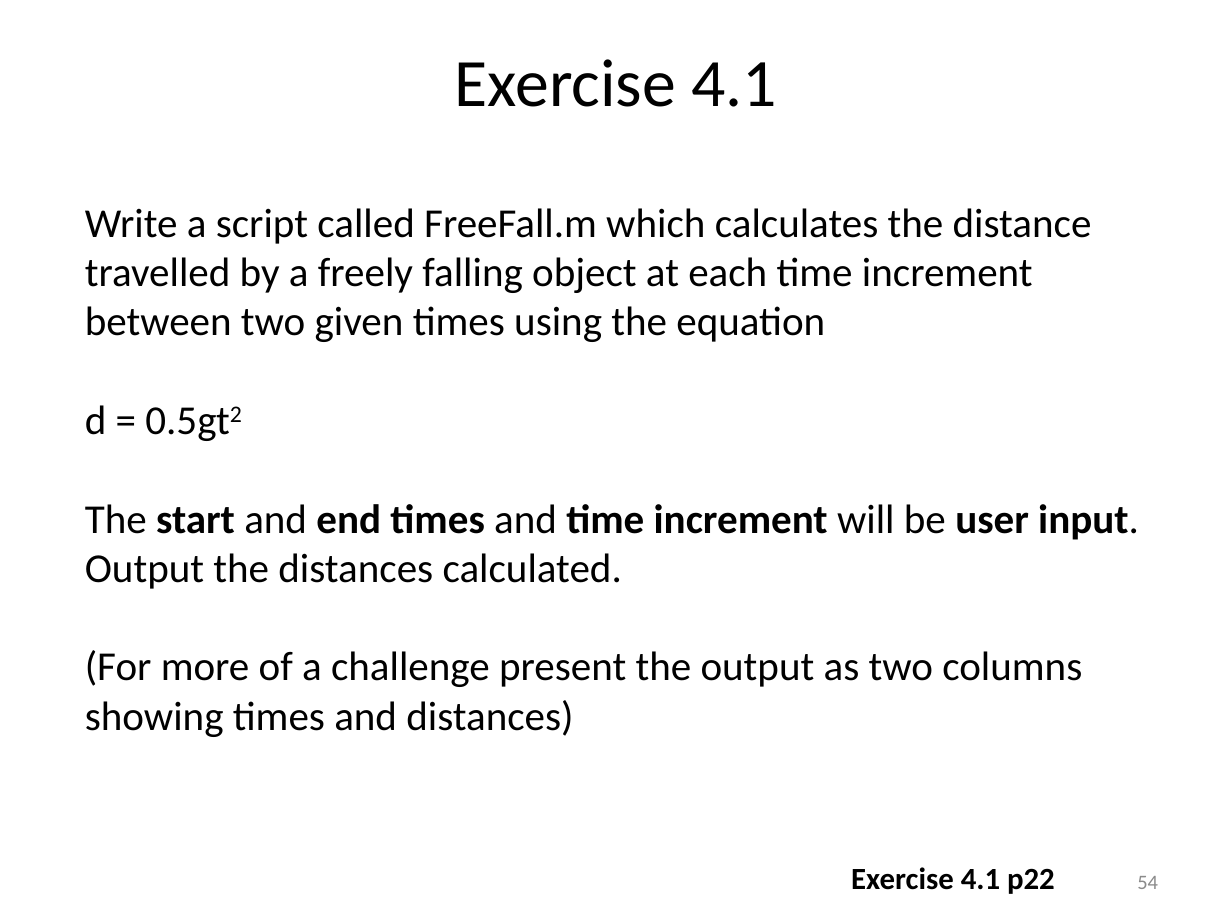
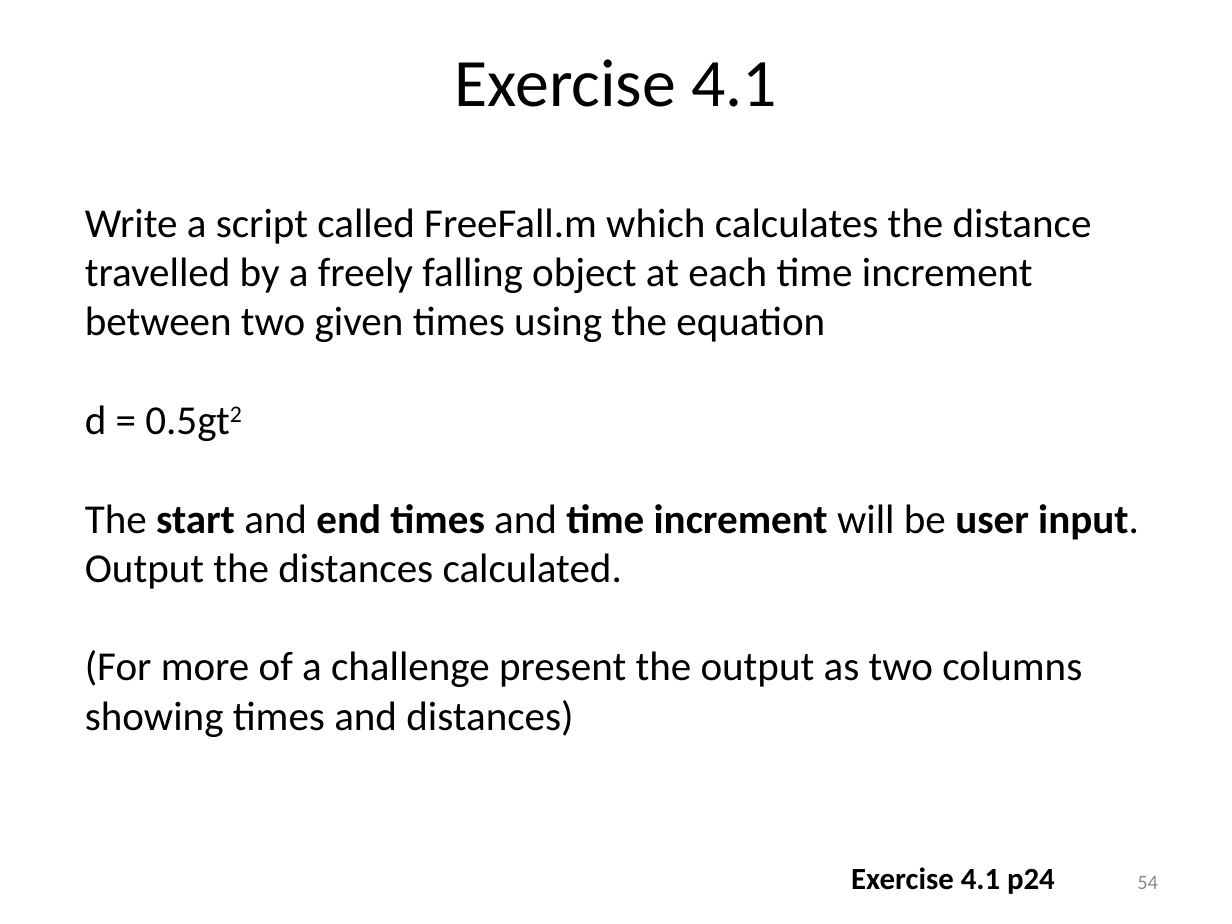
Before and after one commit to louisepb/MatlabBasicCourse, a slide deck: slide 54 of Introduction to MATLAB for Engineers.pptx. Drawn at 1232x924 pixels with LibreOffice and Linux fonts; fonts in the diff are those of the drawing. Boxes give left, top, right and bottom in pixels: in the first picture for what was removed or moved away, otherwise in the second. Text is boxed around its words. In the diff, an @@ line names an element or a change of style, - is before the commit and + after.

```diff
--- a/Introduction to MATLAB for Engineers.pptx
+++ b/Introduction to MATLAB for Engineers.pptx
@@ text at [851,867,1055,894]: text changed @@
-Exercise 4.1 p22
+Exercise 4.1 p24
```
Also in this commit, not shown: 1 other slide changed.
